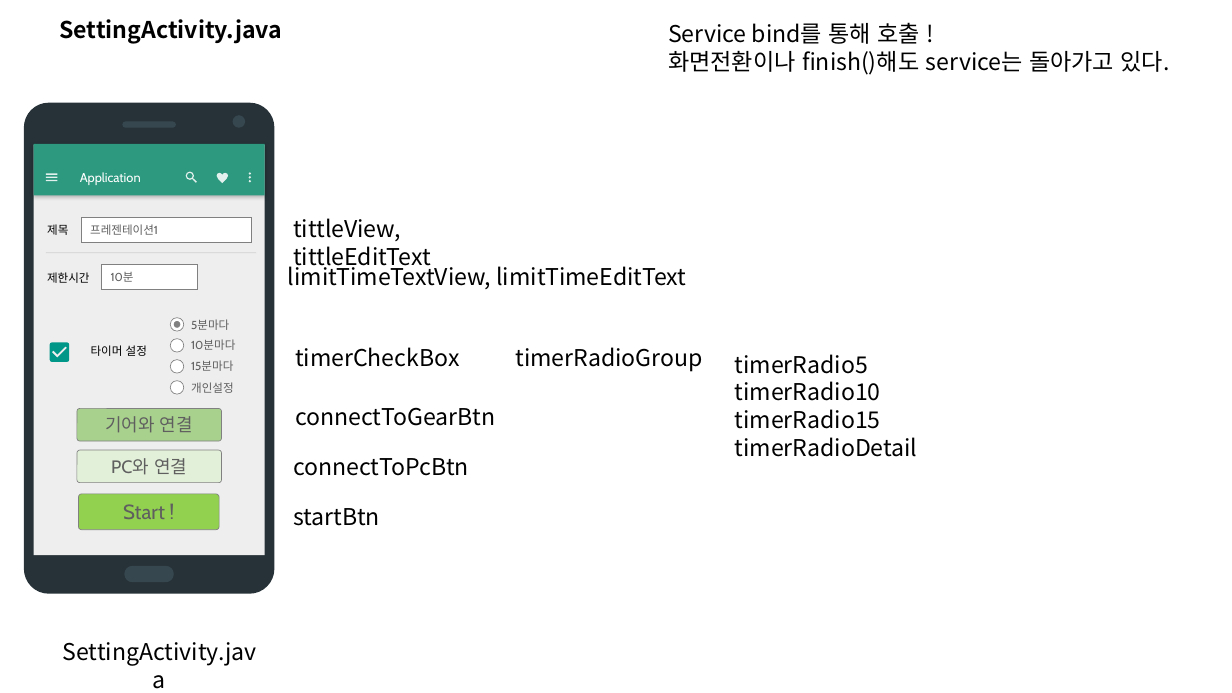
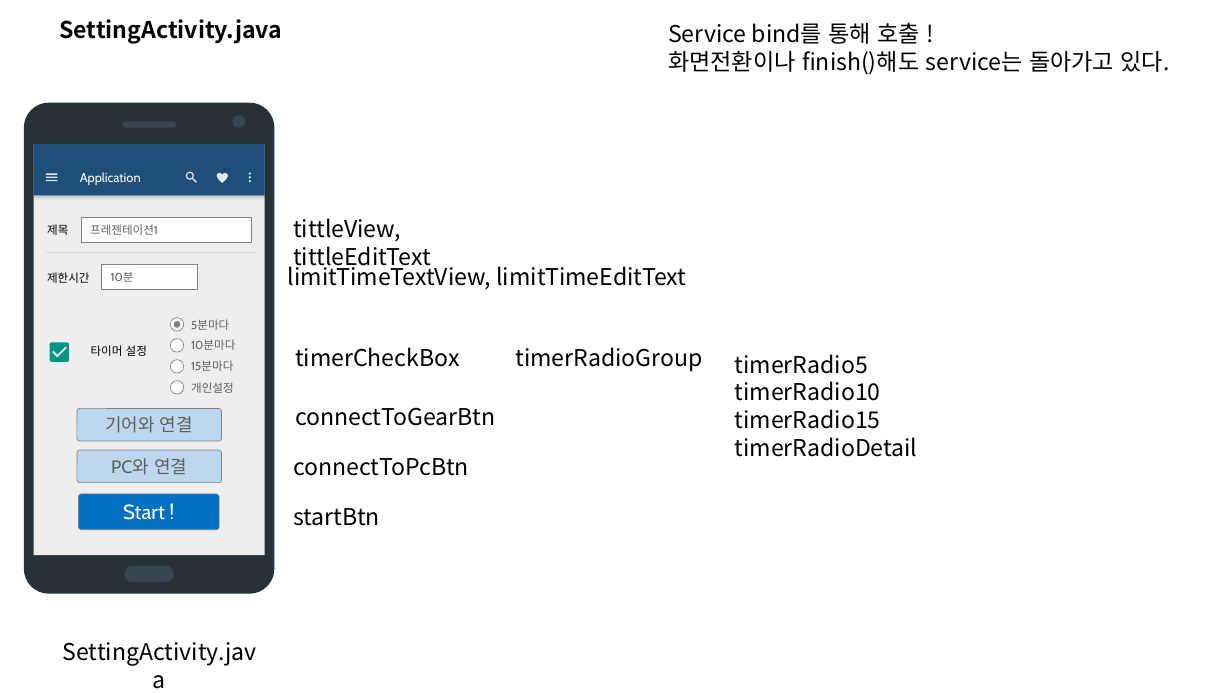
Before and after one commit to quki/PREZENTAINER, a slide deck: slide 8 of 스토리보드.pptx (slide 7 before the commit). Drawn at 1232x693 pixels with LibreOffice and Linux fonts; fonts in the diff are those of the drawing. Boxes give left, top, right and bottom in pixels: in the first picture for what was removed or moved away, otherwise in the second. Text is boxed around its words. In the diff, an @@ line names an element or a change of style, - is before the commit and + after.

```diff
--- a/스토리보드.pptx
+++ b/스토리보드.pptx
@@ rectangle "Application" at box(33, 144, 264, 196): fill #2D997F to #1F4E79 @@
@@ rounded rectangle "기어와 연결" at box(77, 409, 221, 441): fill #A9D18E to #BDD7EE @@
@@ rounded rectangle "PC와 연결" at box(77, 450, 221, 482): fill #E2F0D9 to #BDD7EE @@
@@ rounded rectangle "Start !" at box(79, 494, 219, 531): text colour #5F5F5F to #FFFFFF; fill #92D050 to #0070C0 @@
```
Also in this commit, not shown: 7 other slides changed, 1 slide added, 57 other files.
